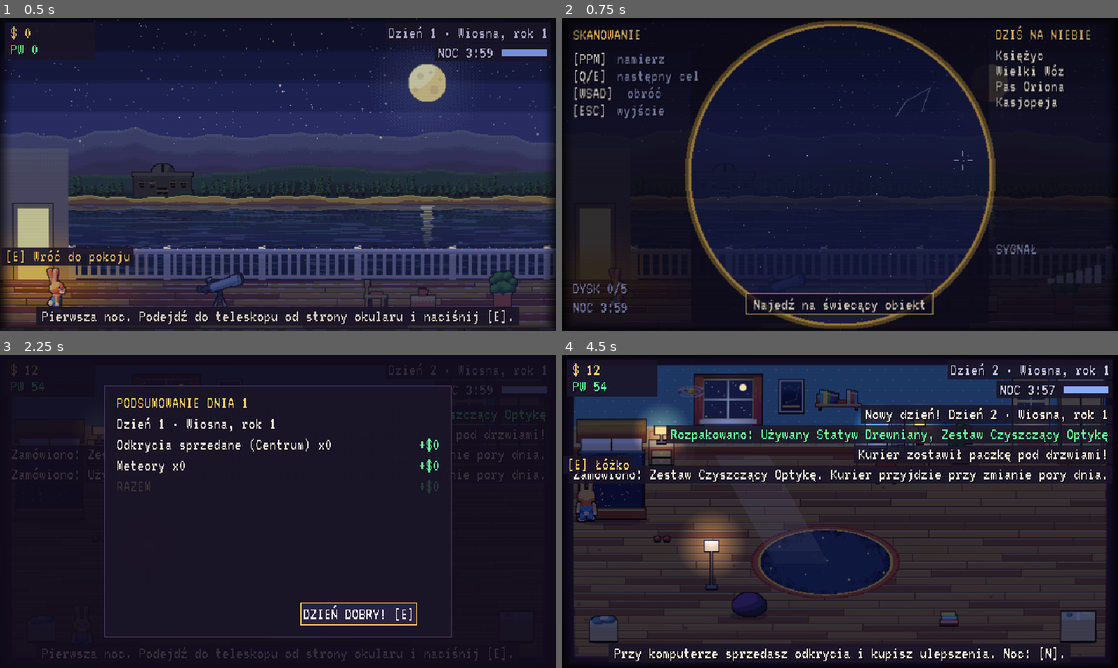
Above: before the commit, frames 1-4 (two rows, left to right).
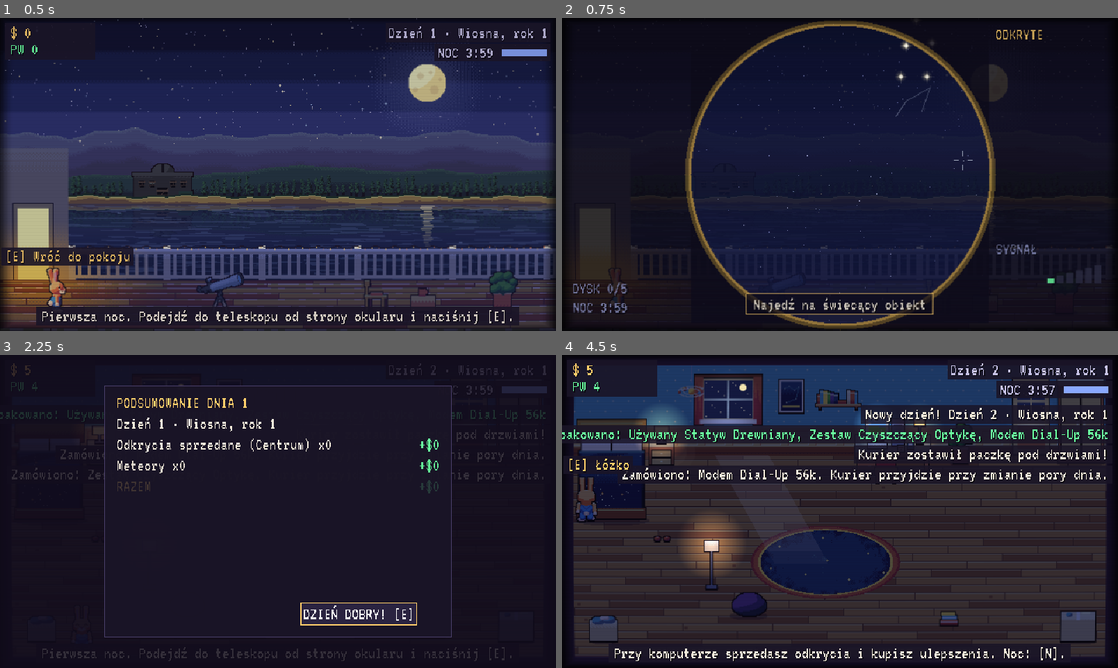
Above: after the commit, the same moments.

Repository: chysydzg/starwatcher
Game: Godot game, scene res://test/test.tscn
The game is run twice, just before and just after one commit, with the same random seed, the same clock (stepped at 60 frames per second) and the same inputs. This scene is started directly instead of the project's main scene.
Inputs (mouse positions are in pixels of both pictures, inside the frame that each line leads up to):
- Up to frame 1 (0.5 s): no input
- Up to frame 2 (0.75 s): tap Enter (ui_accept) at 0.5 s; move the mouse to (962, 158) at 0.52 s; hold D (move_right) from 0.53 s (still down); hold Space (confirm) from 0.53 s (still down); click (962, 158) at 0.67 s
- Up to frame 3 (2.25 s): tap Enter (ui_accept) at 0.77, 1.52 s; move the mouse to (166, 527) at 1.27 s; release D (move_right) at 1.28 s; release Space (confirm) at 1.28 s; hold Escape (back) 1.28-2 s; tap N (daynight) at 1.35 s; click (166, 527) at 1.42 s; click "Dziennik" at 2 s
- Up to frame 4 (4.5 s): move the mouse to (895, 442) at 2.77 s; hold D (move_right) 2.78-3.5 s; hold X (focus_in) 2.78-3.5 s; click (895, 442) at 2.92 s; click "DZIEŃ DOBRY! [E]" at 3.5 s; tap Enter (ui_accept) at 4.25 s; move the mouse to (812, 574) at 4.27 s; hold W (move_up) from 4.28 s (still down); tap Z (focus_out) at 4.35 s; click (812, 574) at 4.42 s

Frame 1 is identical in both runs. In frame 2, 2.1% of the frame differs, in the area x 2-95%, y 0-85%; in frame 3, 0.6%; in frame 4, 2.3%, in the area x 0-99%, y 3-42%.
Error in both runs: Assertion failed: bed collider + side reach (res://test/test.gd:82)

Commit message:
Losowe niebo z dużej puli, analiza odkryć w tle, czystszy okular
Pula ponad 40 gwiazdozbiorów nieba północnego i 12 znaków zodiaku;
co noc losuje się kilka (najpierw nieodkryte) i tylko jeden znak zodiaku
bieżącej pory roku. Giełda: odkrycia wysyła się też w nocy, analiza
(2,5 min, krócej z modemem, od razu z ISDN) biegnie w tle tylko w dzień,
potem wypłata. Okular: bez listy sterowania i „dziś na niebie”, za to
lista odkrytych tej nocy. Poziom Wiedzy w drzewku czcionką 25 px.

Co-Authored-By: Claude Opus 5.5 <noreply@anthropic.com>
Claude-Session: https://claude.ai/code/session_01AApWJ5vAAocyN6ZrWVUcqc

Diff:
--- a/game/astroos.gd
+++ b/game/astroos.gd
@@ -39,7 +39,6 @@
 var body: Control          # treść okna
 var info: Label            # opis na dole okna
 var selected := {}
-var uploading := false
 var shop_cat := 0
 var tab_hover := -1        # karta programu pod kursorem na pasku okna
 var tabs_x := 0.0          # gdzie zaczynają się karty (zależy od długości tytułu)
@@ -226,7 +225,7 @@
 
 
 func _close_app() -> void:
-	if uploading or not win:
+	if not win:
 		return
 	win.queue_free()
 	win = null
@@ -342,18 +341,18 @@
 	every.size = Vector2(96, 20)
 	body.add_child(every)
 	_label(body, "PORTFEL ODKRYĆ", Vector2(6, 22), Color("ffcf4a"))
-	if Game.night:
-		_label(body, "Centrum Naukowe zamknięte do rana. Odkrycia czekają bezpiecznie na dysku.", Vector2(6, 48), Color("8aa0b8"), 620)
-		return
 	var stored := Game.stored()
 	if stored.is_empty():
-		_label(body, "Nie ma nic do sprzedania. Odkrycia z nocy pojawią się tutaj.", Vector2(6, 48), Color("8aa0b8"), 620)
+		_label(body, "Nie ma nic do wysłania. Odkrycia z nocy pojawią się tutaj.", Vector2(6, 48), Color("8aa0b8"), 440)
 		return
 	_label(body, "    %-28s%7s%8s" % ["Obiekt", "Jakość", "Cena"], Vector2(6, 40), Color("6a8aa8"))
 	var v := _scroll(body, Rect2(4, 60, 440, 90))
 	var total := _label(body, "", Vector2(460, 22), Color("6aff8a"))
 	total.add_theme_font_size_override("font_size", Game.FS * 2)
-	var sell := _button("SPRZEDAJ", func(): _upload(stored.filter(func(e): return selected.get(e.uid, false))))
+	var sell := _button("WYŚLIJ DO ANALIZY", func():
+		Game.send_to_analysis(stored.filter(func(e): return selected.get(e.uid, false)))
+		selected.clear()
+		_rebuild())
 	sell.position = Vector2(458, 70)
 	sell.size = Vector2(174, 34)
 	sell.add_theme_stylebox_override("normal", _box(Color("2ab85a"), Color("0a3a1a"), 2))
@@ -364,7 +363,7 @@
 		for e in stored:
 			sum += Game.price(e).total if selected.get(e.uid, false) else 0
 		total.text = "$%d" % sum
-		sell.disabled = sum == 0 or uploading
+		sell.disabled = sum == 0
 	var checks := []
 	var all := _button("Zaznacz wszystkie", func():
 		for c in checks:
@@ -421,6 +420,13 @@
 			n.draw_string(Game.font, Vector2(x + 10, 15), it[1], HORIZONTAL_ALIGNMENT_LEFT, -1, Game.FS, col)
 			x += 10 + Game.font.get_string_size(it[1], HORIZONTAL_ALIGNMENT_LEFT, -1, Game.FS).x
 	n.draw_rect(Rect2(0, 151, 640, 1), Color("1e3248"))
+	if not Game.analysis.uids.is_empty():  # analiza w tle: biegnie tylko w dzień
+		var left: float = Game.analysis.left
+		var txt := "Analiza (%d): %d:%02d" % [Game.analysis.uids.size(), int(left) / 60, int(left) % 60] if not Game.night else "Analiza (%d): od rana" % Game.analysis.uids.size()
+		n.draw_string(Game.font, Vector2(458, 144), txt, HORIZONTAL_ALIGNMENT_LEFT, -1, Game.FS, Color("ffcf4a"))
+		var k := 1.0 - clampf(left / maxf(Game.analysis_time(), 1.0), 0.0, 1.0)
+		n.draw_rect(Rect2(458, 147, 174, 3), Color("1e3248"))
+		n.draw_rect(Rect2(458, 147, 174 * k, 3), Color("ffcf4a"))
 	# wykres popytu (indeks = mnożnik × 100): tylko zaznaczone kategorie
 	var r := Rect2(230, 158, 404, 156)
 	n.draw_rect(r, Color("101e2e"))
@@ -447,31 +453,6 @@
 		pts.append(Vector2(r.position.x + 30 + k * step, r.end.y - (hist[k].get(c, 1.0) * 100 - lo) / (hi - lo) * r.size.y))
 	n.draw_polyline(pts, col, w)
 	n.draw_rect(Rect2(pts[-1] - Vector2(2, 2), Vector2(5, 5)), col)
-
-
-func _upload(list: Array) -> void:
-	uploading = true
-	var dur := 0.0 if Game.has("isdn") else 4.0 * (0.6 if Game.has("modem") else 1.0)
-	var box := ColorRect.new()
-	box.color = Color("050c14")
-	box.position = Vector2(140, 110)
-	box.size = Vector2(360, 70)
-	body.add_child(box)
-	_label(box, "ATDT 0-700-ASTRO... łączenie z Centrum", Vector2(10, 6), Color("6aff8a"))
-	var pb := ProgressBar.new()
-	pb.position = Vector2(10, 32)
-	pb.size = Vector2(340, 14)
-	pb.show_percentage = false
-	box.add_child(pb)
-	var tw := create_tween()
-	tw.tween_property(pb, "value", 100.0, dur)
-	tw.tween_callback(func():
-		var sum := Game.sell(list)
-		uploading = false
-		selected.clear()
-		Game.ding(1.0)
-		Game.toast.emit("Raport przyjęty! +$%d" % sum, "good")
-		_rebuild())
 
 
 # ---------------------------------------------------------------- Retro-Tech (kategorie z ikonami, karty produktów)
@@ -628,11 +609,11 @@
 			var my := a.y + 30
 			n.draw_polyline(PackedVector2Array([a, Vector2(a.x, my), Vector2(b.x, my), b]), col, w)
 	# korzeń: Poziom Wiedzy (punkty do wydania)
-	var root := Rect2(250, 8, 140, 44)
+	var root := Rect2(240, 4, 160, 54)
 	n.draw_rect(root, Color("ffcf4a"))
 	n.draw_rect(root, INK, false, 2)
-	n.draw_string(Game.font, root.position + Vector2(0, 20), "Poziom Wiedzy", HORIZONTAL_ALIGNMENT_CENTER, root.size.x, Game.FS, INK)
-	n.draw_string(Game.font, root.position + Vector2(0, 38), "%d PW" % Game.pw, HORIZONTAL_ALIGNMENT_CENTER, root.size.x, Game.FS, INK)
+	n.draw_string(Game.font, root.position + Vector2(15, 22), "Poziom Wiedzy", HORIZONTAL_ALIGNMENT_LEFT, -1, 25, INK)  # 25 px: równe kreski VT323
+	n.draw_string(Game.font, root.position + Vector2(0, 46), "%d PW" % Game.pw, HORIZONTAL_ALIGNMENT_CENTER, root.size.x, 25, INK)
 	for p in 3:
 		n.draw_string(Game.font, Vector2(10 + p * 210, 313), Game.SCIENCE_PATHS[p], HORIZONTAL_ALIGNMENT_CENTER, 200, Game.FS, PATH_COL[p])
 	for i in nodes.size():
@@ -698,7 +679,5 @@
 
 
 func close() -> void:
-	if uploading:
-		return
 	closed.emit()
 	queue_free()
--- a/game/game.gd
+++ b/game/game.gd
@@ -27,13 +27,13 @@
 
 # ---------------------------------------------------------------- niebo Etapu 1 (GDD 5 i 11)
 # kształty konstelacji: punkty (px nieba) + krawędzie; gracz klika punkty w kolejności [1]→[2]→…
-const SKY := {
+var SKY := {  # uzupełniane w _ready() pulą gwiazdozbiorów z CONSTELLATIONS
 	"wielki_woz": {"name": "Wielki Wóz", "cat": "const", "req": "", "pts": [[0, 6], [12, 3], [23, 7], [33, 12], [35, 25], [51, 28], [54, 14]], "edges": [[0, 1], [1, 2], [2, 3], [3, 4], [4, 5], [5, 6], [6, 3]], "bonus": 8, "price": 22},
 	"pas_oriona": {"name": "Pas Oriona", "cat": "const", "req": "", "pts": [[0, 12], [13, 7], [26, 1]], "edges": [[0, 1], [1, 2]], "bonus": 8, "price": 18},
 	"kasjopeja": {"name": "Kasjopeja", "cat": "const", "req": "", "pts": [[0, 2], [10, 15], [21, 6], [32, 17], [43, 3]], "edges": [[0, 1], [1, 2], [2, 3], [3, 4]], "bonus": 8, "price": 25},
 	"trojkat": {"name": "Trójkąt Letni", "cat": "const", "req": "podstawowe", "pts": [[0, 22], [24, 0], [36, 28]], "edges": [[0, 1], [1, 2], [2, 0]], "bonus": 8, "price": 16},
 	"maly_woz": {"name": "Mały Wóz", "cat": "const", "req": "podstawowe", "pts": [[0, 0], [9, 6], [16, 11], [25, 13], [27, 24], [40, 26], [40, 14]], "edges": [[0, 1], [1, 2], [2, 3], [3, 4], [4, 5], [5, 6], [6, 3]], "bonus": 8, "price": 26},
-	"strzala": {"name": "Strzała", "cat": "const", "req": "podstawowe", "pts": [[0, 12], [11, 9], [22, 5], [29, 0]], "edges": [[0, 1], [1, 2], [2, 3]], "bonus": 8, "price": 15},
+	"strzala": {"name": "Strzała", "cat": "const", "req": "", "pts": [[0, 12], [11, 9], [22, 5], [29, 0]], "edges": [[0, 1], [1, 2], [2, 3]], "bonus": 8, "price": 15},
 	"labedz": {"name": "Łabędź", "cat": "const", "req": "podstawowe", "pts": [[18, 0], [18, 14], [18, 30], [0, 11], [36, 17]], "edges": [[0, 1], [1, 2], [3, 1], [1, 4]], "bonus": 15, "price": 32},
 	"perseusz": {"name": "Perseusz", "cat": "const", "req": "podstawowe", "pts": [[0, 0], [8, 9], [14, 18], [24, 22], [20, 33], [32, 30]], "edges": [[0, 1], [1, 2], [2, 3], [3, 4], [3, 5]], "bonus": 15, "price": 36},
 	"rak": {"name": "Rak", "cat": "zodiac", "req": "podstawowe", "season": 0, "pts": [[12, 0], [12, 12], [0, 24], [24, 27]], "edges": [[0, 1], [1, 2], [1, 3]], "bonus": 20, "price": 45},
@@ -51,6 +51,72 @@
 	"albireo": {"name": "Albireo (gwiazda podwójna)", "cat": "deep", "req": "gleb_pole", "pw": 80, "price": 300, "col": "8ab8ff"},
 	"m31": {"name": "Galaktyka Andromedy", "cat": "deep", "req": "gleb_pole", "pw": 120, "price": 375, "col": "d8c8ff"},
 }
+
+# pula gwiazdozbiorów nieba północnego (kształty uproszczone): [id, nazwa, wymaganie albo pora roku zodiaku,
+# „x,y x,y …”, łańcuchy krawędzi „0-1-2 2-3”]. Co noc losuje się kilka – najpierw te jeszcze nieodkryte.
+const CONSTELLATIONS := [
+	["korona", "Korona Północna", "", "0,10 6,3 14,0 22,1 29,5 33,12", "0-1-2-3-4-5"],
+	["lutnia", "Lutnia", "", "8,0 4,10 14,9 2,22 12,22", "0-1-2-0 1-3-4-2"],
+	["delfin", "Delfin", "", "0,6 6,0 12,5 6,11 4,22", "0-1-2-3-0 3-4"],
+	["trojkat_gw", "Trójkąt", "", "0,14 22,0 26,8", "0-1-2-0"],
+	["orion", "Orion", "podstawowe", "13,0 0,8 26,10 8,26 13,27 18,28 4,46 28,44", "0-1-3-4-5-2-0 3-6 5-7"],
+	["cefeusz", "Cefeusz", "podstawowe", "0,30 0,14 10,0 20,14 20,30", "0-1-2-3-4-0 1-3"],
+	["smok", "Smok", "podstawowe", "40,0 48,4 46,12 38,8 30,16 22,22 14,18 8,26 0,34", "0-1-2-3-0 3-4-5-6-7-8"],
+	["andromeda", "Andromeda", "podstawowe", "0,20 12,14 24,8 36,0 16,26", "0-1-2-3 1-4"],
+	["pegaz", "Pegaz", "podstawowe", "0,0 24,0 24,22 0,22 36,30 44,26", "0-1-2-3-0 2-4-5"],
+	["woznica", "Woźnica", "podstawowe", "12,0 24,8 22,22 4,24 0,10", "0-1-2-3-4-0"],
+	["wolarz", "Wolarz", "podstawowe", "12,0 4,10 20,12 8,24 18,26 14,38", "0-1-3-5-4-2-0"],
+	["herkules", "Herkules", "podstawowe", "6,10 20,8 22,20 8,22 34,2 34,30 0,0 0,34", "0-1-2-3-0 1-4 2-5 0-6 3-7"],
+	["orzel", "Orzeł", "podstawowe", "0,0 8,8 14,12 20,16 28,24 20,30 6,20", "0-1-2-3-4 2-5 2-6"],
+	["wezownik", "Wężownik", "podstawowe", "10,0 0,14 2,32 20,34 22,14", "0-1-2-3-4-0"],
+	["wielki_pies", "Wielki Pies", "podstawowe", "10,0 12,8 4,16 16,22 24,30 8,32", "0-1-2 1-3-4 3-5"],
+	["maly_pies", "Mały Pies", "podstawowe", "0,10 14,4 18,0", "0-1-2"],
+	["zajac", "Zając", "podstawowe", "0,0 12,6 24,4 10,18 24,20", "0-1-2-4-3-1"],
+	["jednorozec", "Jednorożec", "podstawowe", "0,20 10,14 20,10 30,0 22,22", "0-1-2-3 2-4"],
+	["rys", "Ryś", "podstawowe", "0,30 8,22 14,16 22,12 30,6 40,0", "0-1-2-3-4-5"],
+	["zyrafa", "Żyrafa", "podstawowe", "0,30 6,18 10,8 20,0 16,20", "0-1-2-3 1-4"],
+	["lisek", "Lisek", "podstawowe", "0,8 12,4 24,0", "0-1-2"],
+	["jaszczurka", "Jaszczurka", "podstawowe", "0,0 8,6 4,12 12,18 6,26 14,32", "0-1-2-3-4-5"],
+	["zrebie", "Źrebię", "podstawowe", "0,0 10,2 12,10 2,8", "0-1-2-3-0"],
+	["warkocz", "Warkocz Bereniki", "podstawowe", "0,0 14,2 14,18", "0-1-2"],
+	["psy_gonczy", "Psy Gończe", "podstawowe", "0,0 14,8 22,14", "0-1-2"],
+	["maly_lew", "Mały Lew", "podstawowe", "0,10 12,4 20,8", "0-1-2"],
+	["kruk", "Kruk", "podstawowe", "0,4 18,0 20,16 4,18", "0-1-2-3-0"],
+	["puchar", "Puchar", "podstawowe", "0,0 16,0 14,12 2,12 8,20", "0-3-4-2-1"],
+	["hydra", "Hydra", "podstawowe", "0,4 6,0 10,6 4,8 16,14 26,18 34,26 44,28 52,36", "0-1-2-3-0 2-4-5-6-7-8"],
+	["wieloryb", "Wieloryb", "podstawowe", "36,0 44,4 42,12 34,10 26,16 14,14 4,20 0,30 12,32 18,24", "0-1-2-3-0 3-4-5-6-7-8-9-5"],
+	["erydan", "Erydan", "podstawowe", "0,0 10,6 6,14 16,20 12,30 24,34", "0-1-2-3-4-5"],
+	["tarcza", "Tarcza", "podstawowe", "0,0 10,2 12,12 2,14", "0-1-2-3-0"],
+	["waz", "Wąż", "podstawowe", "0,30 6,20 10,12 18,8 22,0 28,4", "0-1-2-3-4-5"],
+	["sekstant", "Sekstant", "podstawowe", "0,0 12,10 2,16", "0-1-2"],
+	["ryby_pd", "Ryba Południowa", "podstawowe", "0,6 10,0 22,2 30,8 20,12", "0-1-2-3-4-0"],
+	["golebica", "Gołębica", "podstawowe", "0,4 10,0 20,6 26,14", "0-1-2-3"],
+	# zodiak: liczba = pora roku (0 wiosna, 1 lato, 2 jesień, 3 zima); co noc tylko jeden znak
+	["koziorozec", "Koziorożec", 2, "0,0 10,18 24,24 40,18 44,4 22,8", "0-1-2-3-4-5-0"],
+	["wodnik", "Wodnik", 2, "0,0 10,6 22,4 26,14 18,24 30,30", "0-1-2-3-4 3-5"],
+	["ryby", "Ryby", 2, "0,0 10,12 20,24 34,20 48,16 54,10 50,4 44,10", "0-1-2-3-4-5-6-7-4"],
+	["baran", "Baran", 3, "0,10 14,4 24,0 28,4", "0-1-2-3"],
+	["byk", "Byk", 3, "0,0 10,10 16,16 22,12 34,4 18,26", "0-1-2-3-4 2-5"],
+	["bliznieta", "Bliźnięta", 3, "0,0 4,14 8,30 14,0 18,14 22,30", "0-1-2 3-4-5 0-3"],
+]
+
+func _build_sky() -> void:
+	for c in CONSTELLATIONS:
+		var pts := []
+		for p in c[3].split(" "):
+			pts.append([int(p.get_slice(",", 0)), int(p.get_slice(",", 1))])
+		var edges := []
+		for chain in c[4].split(" "):
+			var ids: Array = Array(chain.split("-")).map(func(v): return int(v))
+			for i in ids.size() - 1:
+				edges.append([ids[i], ids[i + 1]])
+		var zod: bool = c[2] is int
+		var o := {"name": c[1], "cat": "zodiac" if zod else "const", "req": "podstawowe" if zod else c[2], "pts": pts, "edges": edges,
+			"bonus": 20 if zod else 8, "price": (40 if zod else 12) + pts.size() * (2 if zod else 3)}
+		if zod:
+			o.season = c[2]
+		SKY[c[0]] = o
+
 
 # ---------------------------------------------------------------- drzewko naukowe PW (GDD 11)
 const SCIENCE := [
@@ -84,7 +150,7 @@
 const SHOP := [
 	["statyw", "Używany Statyw Drewniany", 20, 1, 0, "", "Drgania celownika -40%."],
 	["czyszczacy", "Zestaw Czyszczący Optykę", 45, 1, 0, "", "Usuwa kurz z soczewki."],
-	["modem", "Modem Dial-Up 56k", 30, 1, 1, "", "Wysyłanie raportów -40% czasu."],
+	["modem", "Modem Dial-Up 56k", 30, 1, 1, "", "Analiza odkryć -40% czasu."],
 	["dd", "Paczka Dyskietek 3.5\" DD", 30, 1, 1, "", "+5 slotów (10)."],
 	["hd", "Paczka Dyskietek 3.5\" HD", 75, 1, 1, "dd", "+10 slotów (20)."],
 	["poduszka", "Wygodna Poduszka na Balkon", 80, 1, 2, "", "Noc +1 minuta."],
@@ -102,7 +168,7 @@
 	["usb", "Zewnętrzna Stacja Dyskietek USB", 50, 3, 1, "lcd", "Dyskietki działają z nowym komputerem."],
 	["hdd", "Zewnętrzny Dysk HDD 5400 RPM", 300, 3, 1, "lcd", "+50 slotów."],
 	["ide", "Dysk HDD w Macierzy IDE", 650, 3, 1, "hdd", "+100 slotów, +5% za serie."],
-	["isdn", "Szerokopasmowe Łącze ISDN", 1000, 3, 1, "vga", "Sprzedaż natychmiast."],
+	["isdn", "Szerokopasmowe Łącze ISDN", 1000, 3, 1, "vga", "Analiza odkryć natychmiast."],
 	["licencja", "Licencja Niezależnego Badacza", 1200, 3, 1, "astrotax", "Zagraniczne instytuty: x2 za rzadkie układy i planety."],
 	["radio", "Radio Lampowe z Muzyką Jazzową", 600, 3, 2, "", "+10% szybkości akcji w minigrach."],
 	["certyfikat", "Certyfikat Terenu pod Bazy Kosmiczne", 5000, 3, 2, "manifest", "Działka nad jeziorem. Warunek Etapu 2."],
@@ -125,6 +191,8 @@
 var tonight := {}          # obiekty zapisane tej nocy
 var demand := {}           # kategoria -> mnożnik popytu dnia
 var demand_log := []       # popyt z ostatnich dni (wykres Giełdy)
+var sky_tonight := []      # wylosowane obiekty tej nocy
+var analysis := {"uids": [], "left": 0.0}  # odkrycia wysłane do Centrum: analiza trwa tylko w dzień, potem wypłata
 var today := {}            # podsumowanie dnia
 var rain := false
 var rain_next := false
@@ -143,6 +211,7 @@
 
 
 func _ready() -> void:
+	_build_sky()
 	process_mode = Node.PROCESS_MODE_ALWAYS
 	_setup_input()
 	_setup_theme()
@@ -313,7 +382,7 @@
 
 
 func stored() -> Array:
-	return journal.filter(func(j): return not j.sold)
+	return journal.filter(func(j): return not j.sold and not analysis.uids.has(j.uid))
 
 
 func pw_mult() -> float:
@@ -328,21 +397,31 @@
 	return v
 
 
-## obiekty widoczne tej nocy (zależne od drzewka, pory roku, fazy Księżyca, komety)
+## obiekty widoczne tej nocy: Księżyc, wylosowany zestaw (_roll_sky) i kometa
 func visible_objects() -> Array:
 	var out := []
 	if not moon_done.has(moon_phase()) and moon_phase() != 0:
 		out.append("moon")
-	for id in SKY:
-		var o: Dictionary = SKY[id]
-		if o.req != "" and not has(o.req):
-			continue
-		if o.has("season") and o.season != season() % 2:  # shortcut: Etap 1 = wiosna i lato
-			continue
-		out.append(id)
+	out.append_array(sky_tonight.filter(func(id): return SKY.has(id) and (SKY[id].req == "" or has(SKY[id].req))))
 	if comet.left > 0:
 		out.append("comet")
 	return out
+
+
+## losuje niebo nocy: kilka zwykłych gwiazdozbiorów, jeden znak zodiaku pory roku i po jednym obiekcie
+## z odblokowanych kategorii; nieodkryte mają pierwszeństwo, więc każda noc przynosi coś nowego
+func _roll_sky() -> void:
+	var pick := func(ids: Array, n: int) -> Array:
+		var fresh := ids.filter(func(id): return not discovered.has(id))
+		var old := ids.filter(func(id): return discovered.has(id))
+		fresh.shuffle()
+		old.shuffle()
+		return (fresh + old).slice(0, n)
+	var open := SKY.keys().filter(func(id): return SKY[id].req == "" or has(SKY[id].req))
+	sky_tonight = pick.call(open.filter(func(id): return SKY[id].cat == "const"), 5 if has("podstawowe") else 4)
+	sky_tonight += pick.call(open.filter(func(id): return SKY[id].cat == "zodiac" and SKY[id].season == season()), 1)
+	for cat in ["nebula", "planet", "deep"]:
+		sky_tonight += pick.call(open.filter(func(id): return SKY[id].cat == cat), 1)
 
 
 func obj_info(id: String) -> Dictionary:
@@ -411,6 +490,32 @@
 	return sum
 
 
+func analysis_time() -> float:
+	return 0.0 if has("isdn") else 150.0 * (0.6 if has("modem") else 1.0)
+
+
+## wysyłka działa też w nocy; analiza (i wypłata) biegnie tylko w dzień
+func send_to_analysis(entries: Array) -> void:
+	if analysis.uids.is_empty():
+		analysis.left = analysis_time()
+	for e in entries:
+		analysis.uids.append(e.uid)
+	changed.emit()
+	toast.emit("Wysłano %d odkryć do analizy. Wypłata po analizie (w dzień)." % entries.size(), "info")
+
+
+func tick_analysis(dt: float) -> void:
+	if night or analysis.uids.is_empty():
+		return
+	analysis.left -= dt
+	if analysis.left > 0.0:
+		return
+	var sum := sell(journal.filter(func(j): return analysis.uids.has(j.uid)))
+	analysis = {"uids": [], "left": 0.0}
+	ding(1.0)
+	toast.emit("Analiza odkryć zakończona: +$%d" % sum, "good")
+
+
 func meteor_caught() -> Array:
 	var cash := randi_range(10, 20)
 	money += cash
@@ -490,6 +595,7 @@
 	night = true
 	night_left = night_length()
 	tonight.clear()
+	_roll_sky()
 	rain = rain_next
 	_deliver()
 	if has("materac"):
@@ -551,13 +657,15 @@
 	location = "balcony"
 	stage_done = false
 	demand_log.clear()
+	analysis = {"uids": [], "left": 0.0}
+	_roll_sky()
 	for i in 8:  # rynek ma historię sprzed pierwszego dnia gry
 		_roll_demand()
 
 
 # ---------------------------------------------------------------- zapis
 const SAVED := ["day", "night", "night_left", "money", "pw", "science", "shop", "pending", "parcels", "journal", "discovered",
-	"moon_done", "tonight", "demand", "demand_log", "today", "rain", "rain_next", "comet", "tips", "location", "stage_done", "_id_seq"]
+	"moon_done", "tonight", "demand", "demand_log", "sky_tonight", "analysis", "today", "rain", "rain_next", "comet", "tips", "location", "stage_done", "_id_seq"]
 
 
 func has_save() -> bool:
@@ -589,6 +697,8 @@
 			pw = int(pw)
 			_id_seq = int(_id_seq)
 			moon_done = _int_keys(moon_done)
+			if sky_tonight.is_empty():  # zapis sprzed losowania nieba
+				_roll_sky()
 			changed.emit()
 			return true
 	return false
--- a/game/telescope.gd
+++ b/game/telescope.gd
@@ -625,35 +625,16 @@
 
 func _draw_panels() -> void:
 	var dim := Color("8a90c0")
-	# lewy panel: stan i sterowanie
-	var title: String = {S.SCAN: "SKANOWANIE", S.FOCUS: "WYOSTRZANIE", S.CONNECT: "ŁĄCZENIE", S.FULL: "PAMIĘĆ PEŁNA", S.RESULT: "ZAPISANO"}[state]
-	_text(Vector2(10, 24), title, Color("ffcf6b"))
-	var lines := []
-	match state:
-		S.SCAN:
-			lines = [["PPM", "namierz"], ["Q/E", "następny cel"], ["WSAD", "obróć"], ["ESC", "wyjście"]]
-		S.FOCUS:
-			lines = [["KÓŁKO", "ostrość"], ["PPM", "zapisz"], ["ESC", "wróć"]]
-		S.CONNECT:
-			lines = [["LPM", "gwiazda"], ["ESC", "wróć"]]
-	if Game.pad:
-		lines = lines.map(func(l): return [{"PPM": "A", "LPM": "A", "KÓŁKO": "(R)", "Q/E": "LB/RB", "WSAD": "(L)", "ESC": "B"}.get(l[0], l[0]), l[1]])
-	for i in lines.size():
-		_text(Vector2(10, 52 + i * 20), "[%s]" % lines[i][0], Color("f4ecdc"))
-		_text(Vector2(62 if lines[i][0].length() < 4 else 74, 52 + i * 20), lines[i][1], dim)
 	_text(Vector2(10, 318), "DYSK %d/%d" % [Game.stored().size(), Game.storage_cap()], dim)
 	_text(Vector2(10, 340), "NOC %d:%02d" % [int(Game.night_left) / 60, int(Game.night_left) % 60], Color("ff9a6a") if Game.night_left < 40 else dim)
-	# prawy panel: lista obiektów na dziś
-	_text(Vector2(500, 24), "DZIŚ NA NIEBIE", Color("ffcf6b"))
+	# prawy panel: odkryte tej nocy
+	_text(Vector2(500, 24), "ODKRYTE", Color("ffcf6b"))
 	var y := 48.0
 	for tg in targets:
-		if y > 250:
-			break
-		var nm: String = tg.info.name.split(" – ")[0].left(15)
-		_text(Vector2(500, y), nm, Color("6affa0") if tg.done else Color("f4ecdc"))
-		if tg.done:
+		if tg.done and y <= 250:
+			_text(Vector2(500, y), tg.info.name.split(" – ")[0].left(15), Color("6affa0"))
 			_check(Vector2(622, y - 11))
-		y += 18
+			y += 18
 	if state == S.SCAN:
 		_text(Vector2(500, 272), "SYGNAŁ", dim)
 		var near := 0.0
--- a/game/world.gd
+++ b/game/world.gd
@@ -298,6 +298,7 @@
 # ---------------------------------------------------------------- pętla
 func _process(dt: float) -> void:
 	t += dt
+	Game.tick_analysis(dt)
 	if Game.night:
 		Game.night_left = maxf(0.0, Game.night_left - dt)
 		if Game.has("encyklopedia"):
--- a/test/test.gd
+++ b/test/test.gd
@@ -80,5 +80,16 @@
 		await get_tree().physics_frame
 	print("przy łóżku x=", w.body.position.x, " interakcja: ", w._nearest())
 	assert(w.body.position.x > 100 and w._nearest() == "lozko", "bed collider + side reach")
+	# analiza odkryć: w nocy stoi, w dzień po czasie wypłaca
+	Game.journal.append({"uid": 9999, "id": "orion", "name": "Orion", "cat": "const", "quality": 90, "base": 30.0, "day": Game.day, "sold": false})
+	var m0 := Game.money
+	Game.night = true
+	Game.send_to_analysis([Game.journal[-1]])
+	assert(not Game.stored().any(func(e): return e.uid == 9999), "wysłane znika z dysku")
+	Game.tick_analysis(999.0)
+	assert(Game.money == m0, "w nocy analiza stoi")
+	Game.night = false
+	Game.tick_analysis(999.0)
+	assert(Game.money > m0 and Game.analysis.uids.is_empty(), "w dzień wypłata po analizie")
 	print("TEST OK")
 	get_tree().quit()
Not shown, added: game/art/os/tab_badania.png.import
Not shown, added: game/art/os/tab_dziennik.png.import
Not shown, added: game/art/os/tab_gielda.png.import
Not shown, added: game/art/os/tab_pomoc.png.import
Not shown, added: game/art/os/tab_sklep.png.import
